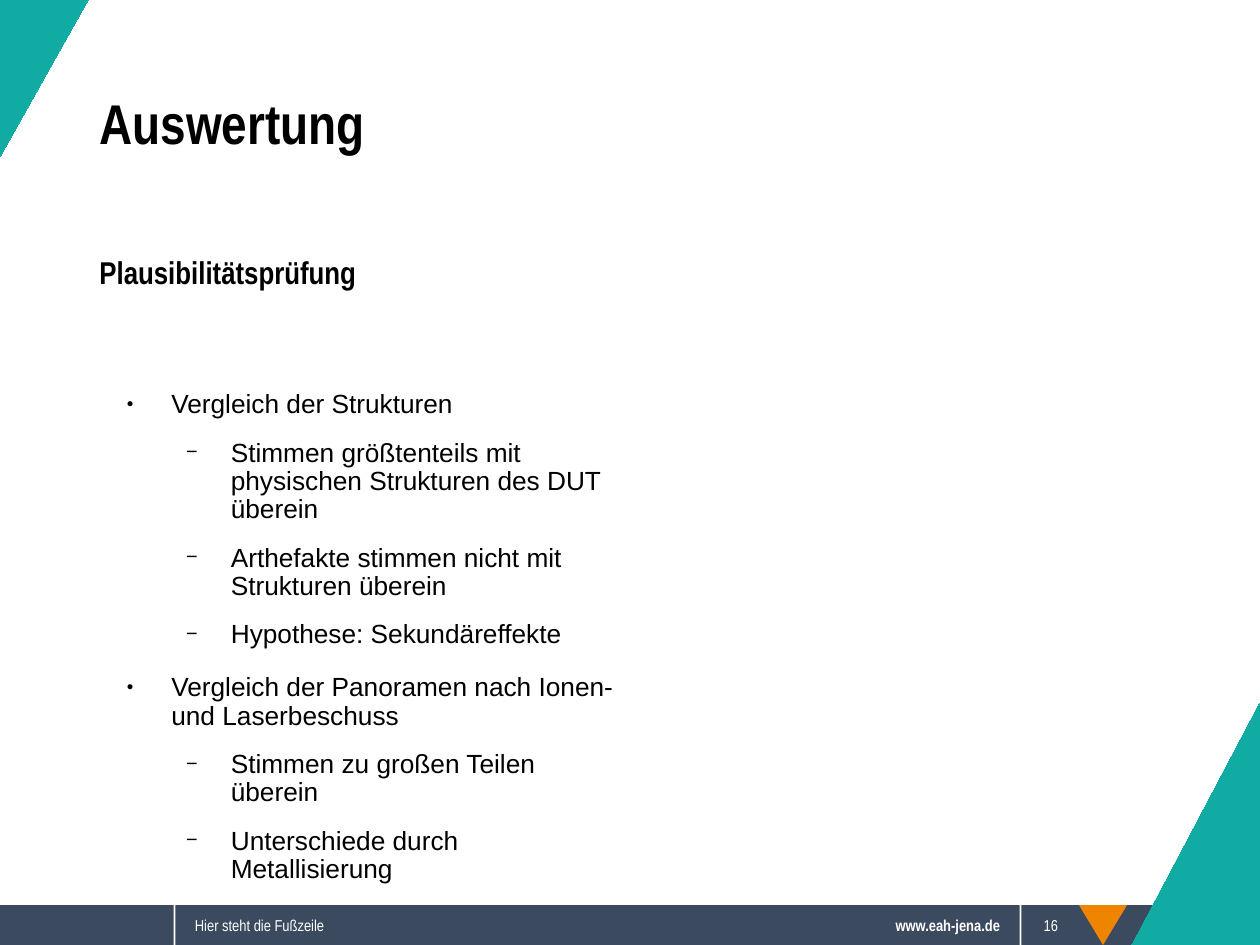
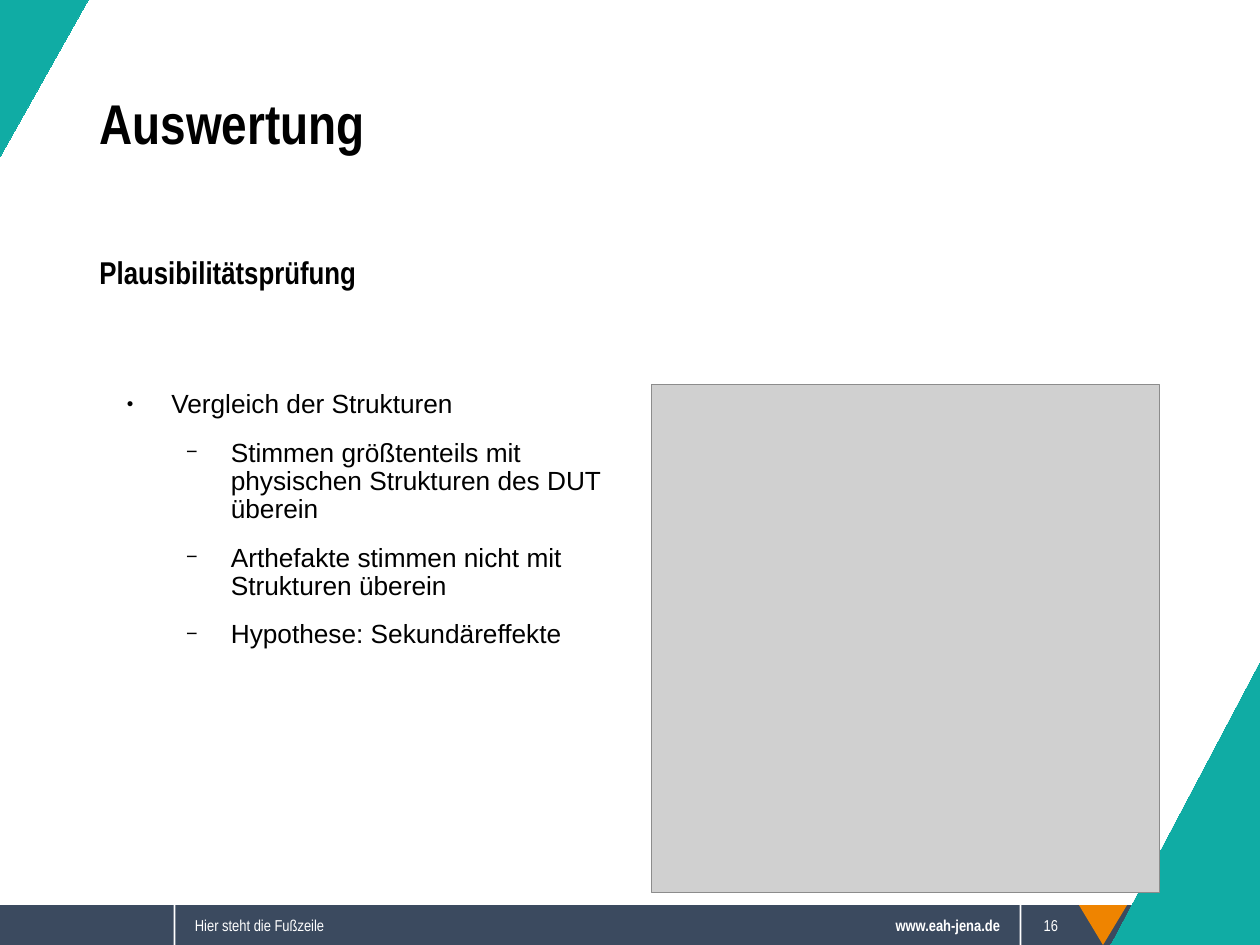
Before and after one commit to Sappy5053/Komplexpraktikum, a slide deck: slide 16 of Präsentation.odp. Drawn at 1260x945 pixels with LibreOffice and Linux fonts; fonts in the diff are those of the drawing; grey boxes stand for pictures; background and template pictures are left out. Boxes give left, top, right and bottom in pixels: in the first picture for what was removed or moved away, otherwise in the second. Text is boxed around its words. In the diff, an @@ line names an element or a change of style, - is before the commit and + after.

```diff
--- a/Präsentation.odp
+++ b/Präsentation.odp
@@ picture added at (651,384,1159,892) @@
@@ text at (171,677,613,884): paragraphs removed @@
-● Vergleich der Panoramen nach Ionen- und Laserbeschuss
-  − Stimmen zu großen Teilen überein
-  − Unterschiede durch Metallisierung
@@ right triangle added at (1111,664,1260,945), fill #10ACA4, outline #10ACA4 0 pt @@
```
Also in this commit, not shown: 4 other slides changed, 2 slides added, 2 slides removed, 2 other files.
